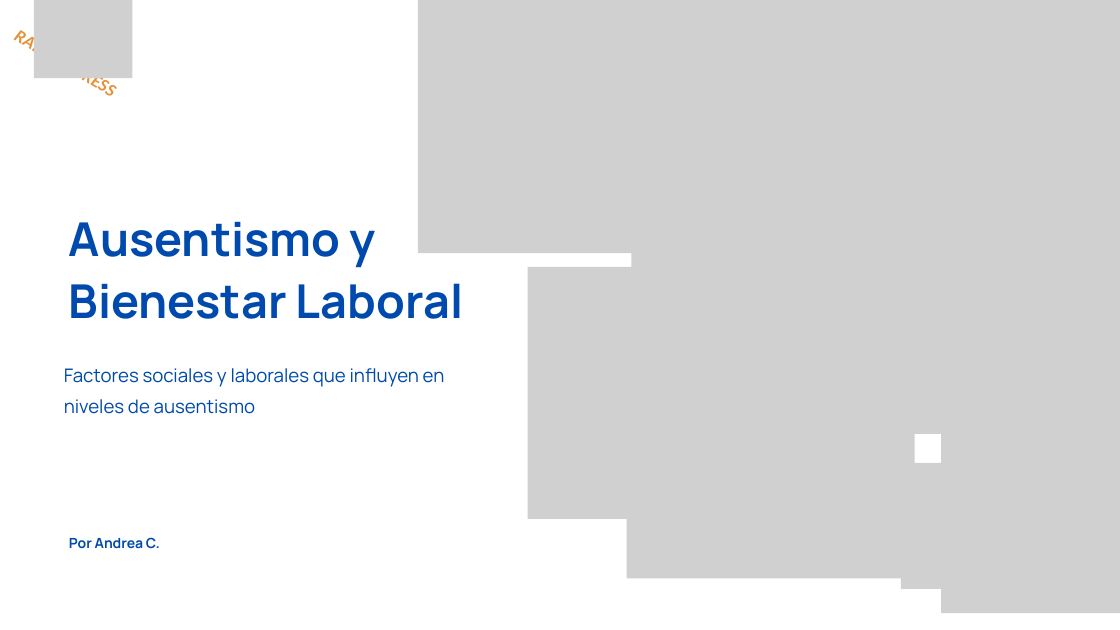
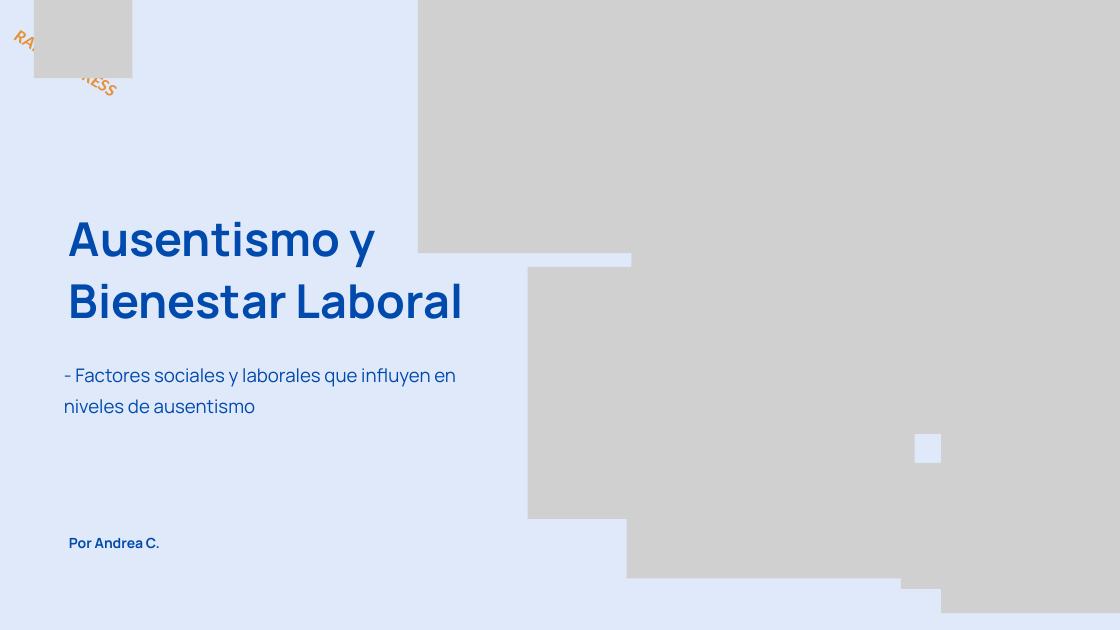
Before and after one commit to ITACADEMYprojectes/ProjecteData, a slide deck: slide 11 of Equip_28/Results/Analisis_PAP_and_ABL_RapidExpres_2026_04_05.pptx (slide 16 before the commit). Drawn at 1120x630 pixels with LibreOffice and Linux fonts; fonts in the diff are those of the drawing; grey boxes stand for pictures. Boxes give left, top, right and bottom in pixels: in the first picture for what was removed or moved away, otherwise in the second. Text is boxed around its words. In the diff, an @@ line names an element or a change of style, - is before the commit and + after.

```diff
--- a/Equip_28/Results/Analisis_PAP_and_ABL_RapidExpres_2026_04_05.pptx
+++ b/Equip_28/Results/Analisis_PAP_and_ABL_RapidExpres_2026_04_05.pptx
@@ background #FFFFFF to #E0E9F9 @@
@@ text at box(64, 368, 456, 414): text changed @@
-Factores sociales y laborales que influyen en niveles de ausentismo
+- Factores sociales y laborales que influyen en niveles de ausentismo
```
Also in this commit, not shown: 17 other slides changed, 18 slides removed, 2 other files.
